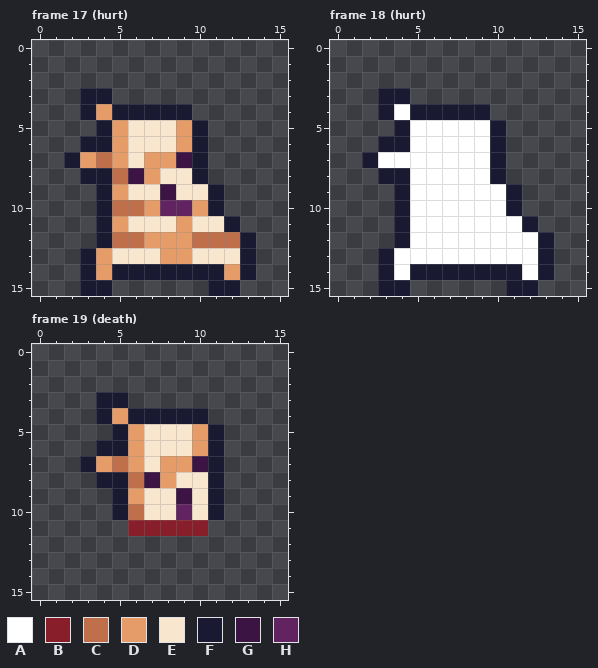
One commit to this pixel-art file: android/assets/ase/actor_mummy.aseprite. Above is the file before it was changed.
16x16 pixels, 21 frames. Shown: frame 17 (hurt), frame 18 (hurt), frame 19 (death). The commit also changed other frames, which this record leaves out.
Palette (. is transparent): A #ffffff  B #891e2b  C #bf6f4a  D #e69c69  E #f9e6cf  F #1a1932  G #3b1443  H #622461
Pixels before, frame 17 (hurt), first column x 2:
 3 .FF.........
 4 .FDFFFFF....
 5 ..FDEEEDF...
 6 .FFDEEEDF...
 7 FDCDEDDGF...
 8 .FFCGDEEF...
 9 ..FDEEGEEF..
10 ..FCCDHHDF..
11 ..FDEEEDEEF.
12 ..FCCDDDCCCF
13 .FDEEEDDEEEF
14 .FDFFFFFFFDF
15 .FF......FF.
Pixels before, frame 18 (hurt), first column x 2:
 3 .FF.........
 4 .FAFFFFF....
 5 ..FAAAAAF...
 6 .FFAAAAAF...
 7 FAAAAAAAF...
 8 .FFAAAAAF...
 9 ..FAAAAAAF..
10 ..FAAAAAAF..
11 ..FAAAAAAAF.
12 ..FAAAAAAAAF
13 .FAAAAAAAAAF
14 .FAFFFFFFFAF
15 .FF......FF.
Pixels before, frame 19 (death), first column x 3:
 3 .FF......
 4 .FDFFFFF.
 5 ..FDEEEDF
 6 .FFDEEEDF
 7 FDCDEDDGF
 8 .FFCGDEEF
 9 ..FDEEGEF
10 ..FCEEHEF
11 ...BBBBB.
The result:
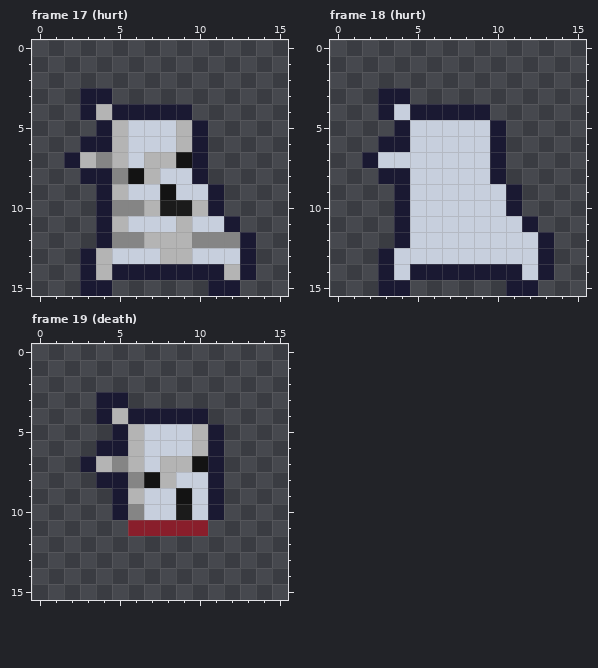
Edits made:
{"change": "layer \"brown\" added"}
{"change": "layer \"white\" added"}
{"change": "layer \"gray\" added"}
{"change": "layer \"Layer 1\" removed"}
{"colour":"C","old":"#bf6f4a","new":"#858585"}
{"colour":"D","old":"#e69c69","new":"#b4b4b4"}
{"colour":"E","old":"#f9e6cf","new":"#c7cfdd"}
{"colour":"G","old":"#3b1443","new":"#131313"}
{"colour":"H","old":"#622461","new":"#1b1b1b"}
{"where": "frame 18 (hurt), layer \"gray\""}
{"frame":18,"y":4,"x":4,"old":"A","new":"E"}
{"frame":18,"y":5,"x":5,"old":"AAAAA","new":"EEEEE"}
{"frame":18,"y":6,"x":5,"old":"AAAAA","new":"EEEEE"}
{"frame":18,"y":7,"x":3,"old":"AAAAAAA","new":"EEEEEEE"}
{"frame":18,"y":8,"x":5,"old":"AAAAA","new":"EEEEE"}
{"frame":18,"y":9,"x":5,"old":"AAAAAA","new":"EEEEEE"}
{"frame":18,"y":10,"x":5,"old":"AAAAAA","new":"EEEEEE"}
{"frame":18,"y":11,"x":5,"old":"AAAAAAA","new":"EEEEEEE"}
{"frame":18,"y":12,"x":5,"old":"AAAAAAAA","new":"EEEEEEEE"}
{"frame":18,"y":13,"x":4,"old":"AAAAAAAAA","new":"EEEEEEEEE"}
{"frame":18,"y":14,"x":4,"old":"A","new":"E"}
{"frame":18,"y":14,"x":12,"old":"A","new":"E"}
{"label":"changed","picture_box":[80,104,240,280]}
{"label":"changed","picture_box":[378,104,538,280]}
{"label":"changed","picture_box":[96,408,208,520]}
